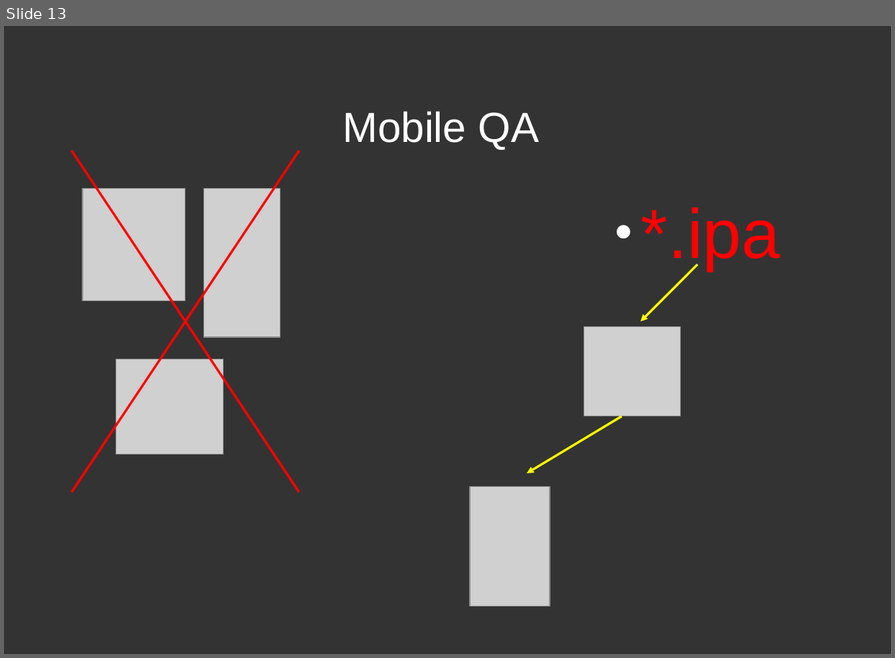
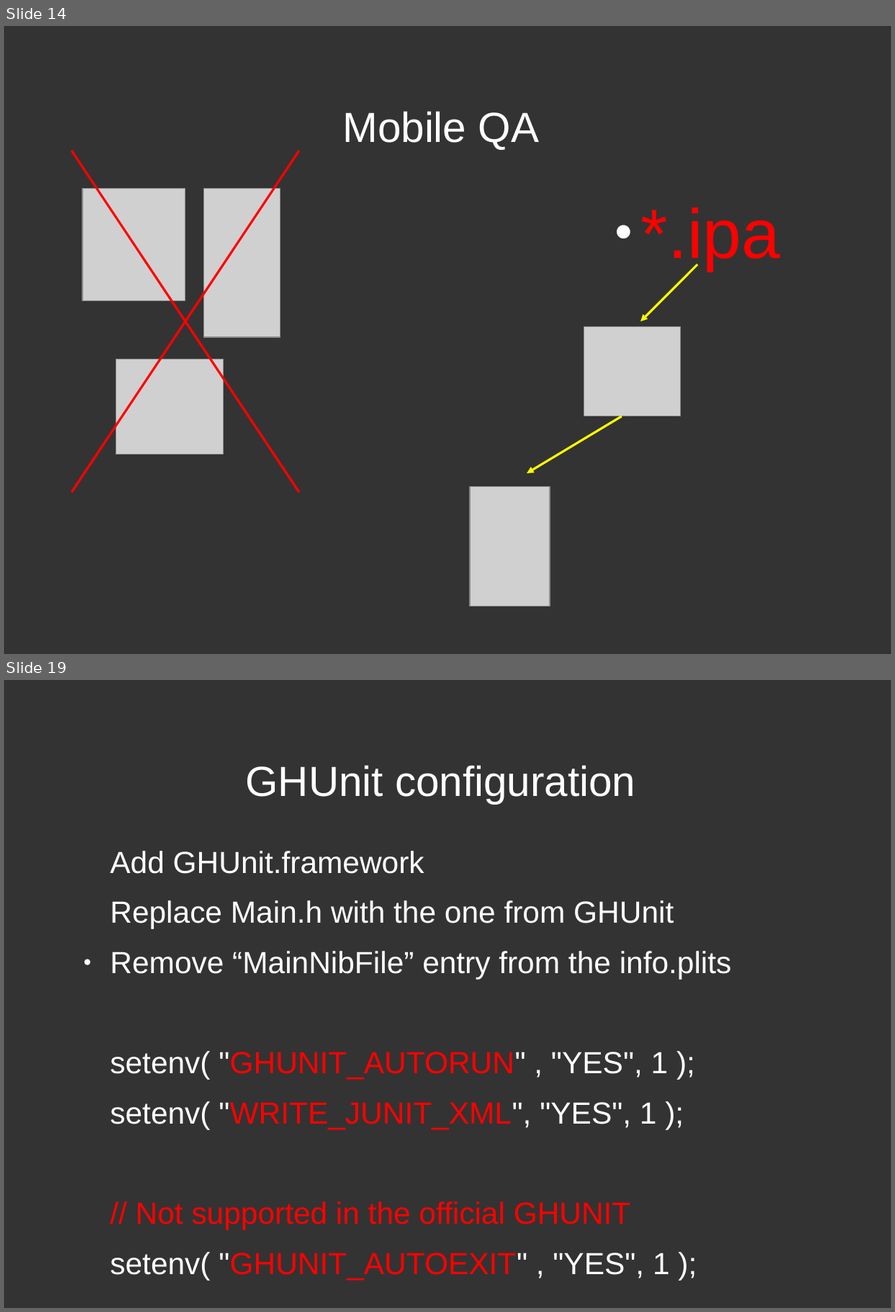
Before and after one commit to dodikk/iOS-articles, a slide deck: 3-iContiniousIntegration/ciPresentation.odp. Shown one above the other, each under a label of ours: slide 13 before the commit, slides 14 and 19 after it; the slides between them are not shown. The pictures are 895x658 and 895x1312 pixels, drawn with LibreOffice and Linux fonts; fonts in the diff are those of the drawing; grey boxes stand for pictures. Boxes give left, top, right and bottom in pixels: in the first picture for what was removed or moved away, otherwise in the second. Text is boxed around its words. In the diff, an @@ line names an element or a change of style, - is before the commit and + after.

```diff
--- a/3-iContiniousIntegration/ciPresentation.odp
+++ b/3-iContiniousIntegration/ciPresentation.odp
@@ slide 19 added at (4, 680, 891, 1308), background #333333 @@
@@ title added at (245, 765, 635, 804), 39.9 pt, text #FFFFFF @@
+GHUnit configuration
@@ text added at (110, 851, 732, 1280), 29 pt, text #FFFFFF @@
+Add GHUnit.framework
+Replace Main.h with the one from GHUnit
+● Remove “MainNibFile” entry from the info.plits
+setenv( "GHUNIT_AUTORUN" , "YES", 1 );
+setenv( "WRITE_JUNIT_XML", "YES", 1 );
+// Not supported in the official GHUNIT
+setenv( "GHUNIT_AUTOEXIT" , "YES", 1 );
@@ what was slide 13 is now slide 14 @@
```
Also in this commit, not shown: 11 other slides added, 1 slide removed, 1 other file.
